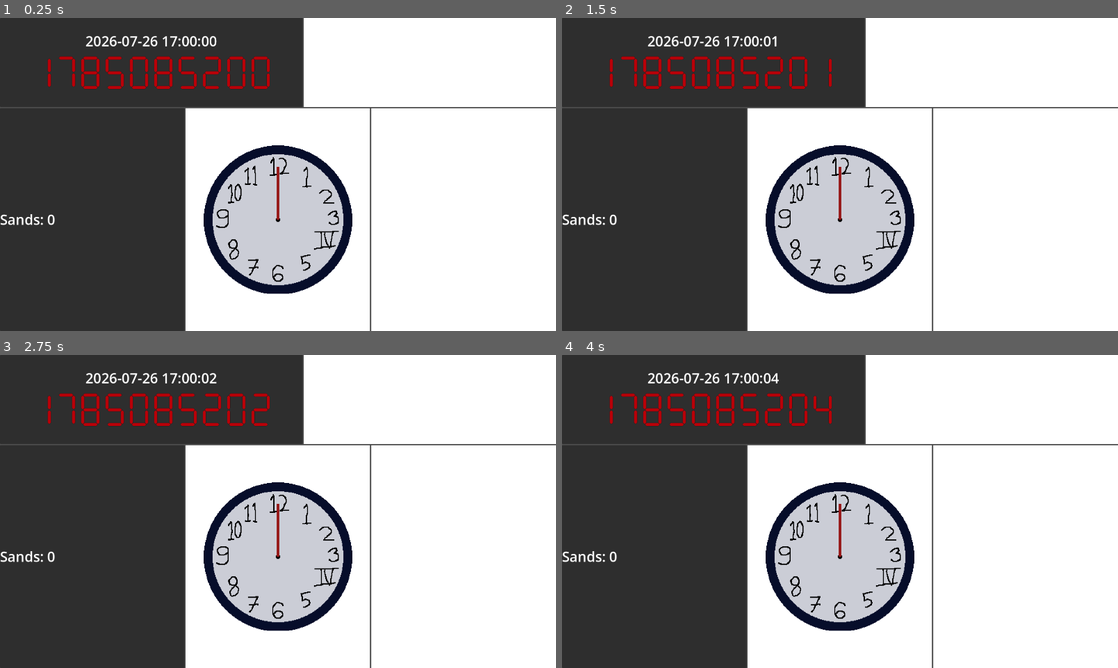
Above: before the commit, frames 1-4 (two rows, left to right).
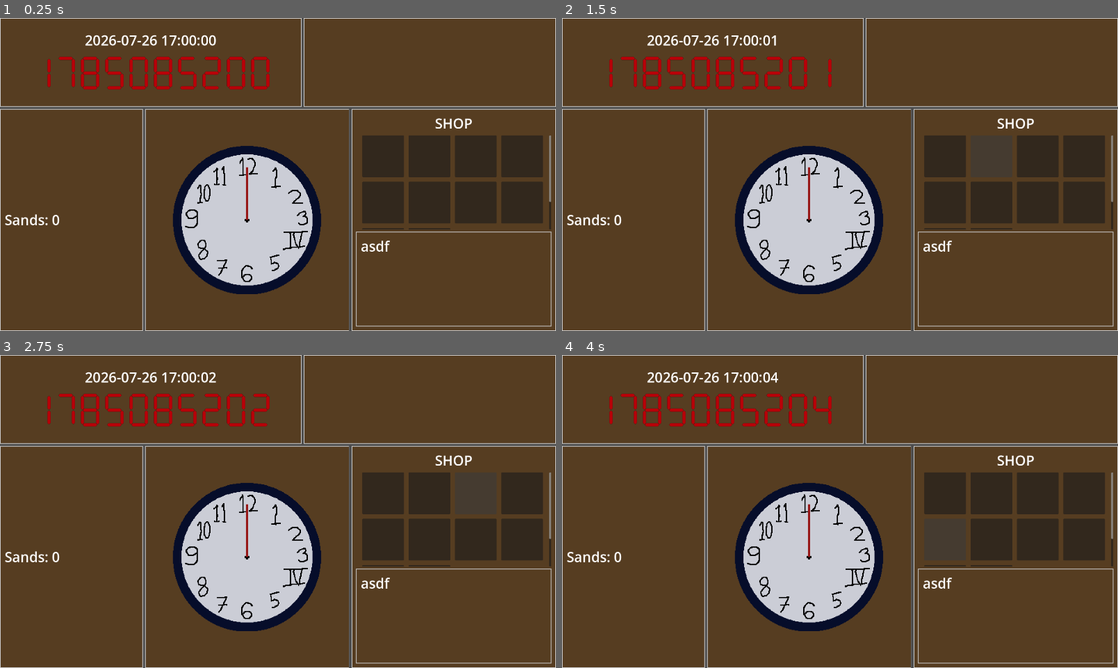
Above: after the commit, the same moments.

Repository: Aarfdark/gmtk-2026
Game: Godot game, scene res://main/main_hud.tscn
Same seed, same stepped clock (60 frames per second), same inputs: the game is played once before the commit and once after it.
Inputs (mouse positions are in pixels of both pictures, inside the frame that each line leads up to):
- Up to frame 1 (0.25 s): no input
- Up to frame 2 (1.5 s): click (945, 155) at 0.52 s; click (990, 155) at 1.27 s
- Up to frame 3 (2.75 s): click (478, 492) at 2.02 s
- Up to frame 4 (4 s): click (1084, 492) at 2.77 s; click (945, 539) at 3.52 s

The runs differ from the first frame. In frame 1, 94% of the frame differs, in the area x 0-100%, y 0-100%; in frame 2, 94%; in frame 3, 94%; in frame 4, 94%.

Commit message:
Start on UpgradeButton

Diff:
--- a/src/main/main_hud.tscn
+++ b/src/main/main_hud.tscn
@@ -5,6 +5,8 @@
 [ext_resource type="Script" uid="uid://dasvtrr3d66db" path="res://main/main_hud.gd" id="1_yxwbc"]
 [ext_resource type="Resource" uid="uid://dht8l04mab2ep" path="res://custom_resources/starting_game_state.tres" id="2_7shfy"]
 [ext_resource type="FontFile" uid="uid://bdn4y8dm5na4l" path="res://theming/DigitTech7-Regular.ttf" id="4_7shfy"]
+[ext_resource type="PackedScene" uid="uid://dl2qapeg023np" path="res://main/upgrade_button.tscn" id="6_twvga"]
+[ext_resource type="Resource" uid="uid://bgkanisipron4" path="res://upgrades/second_hand.tres" id="7_txp7a"]
 
 [sub_resource type="LabelSettings" id="LabelSettings_rqo1v"]
 font = ExtResource("4_7shfy")
@@ -68,7 +70,7 @@
 horizontal_alignment = 1
 script = ExtResource("1_wdoo0")
 
-[node name="MESSAGES" type="ColorRect" parent="VBoxContainer/HBoxContainer/HBoxContainer" unique_id=3036355]
+[node name="MESSAGES" type="PanelContainer" parent="VBoxContainer/HBoxContainer/HBoxContainer" unique_id=1103605872]
 layout_mode = 2
 size_flags_horizontal = 3
 size_flags_vertical = 3
@@ -82,6 +84,7 @@
 [node name="INVENTORY" type="PanelContainer" parent="VBoxContainer/HBoxContainer2" unique_id=2062672994]
 layout_mode = 2
 size_flags_horizontal = 3
+size_flags_stretch_ratio = 0.7
 mouse_filter = 2
 
 [node name="SandsLabel" type="Label" parent="VBoxContainer/HBoxContainer2/INVENTORY" unique_id=1460323517]
@@ -89,26 +92,82 @@
 layout_mode = 2
 text = "Sands: %s"
 
-[node name="DIAL" type="ColorRect" parent="VBoxContainer/HBoxContainer2" unique_id=2099747588]
+[node name="DIAL" type="PanelContainer" parent="VBoxContainer/HBoxContainer2" unique_id=1875401843]
 layout_mode = 2
 size_flags_horizontal = 3
 mouse_filter = 2
 
-[node name="Control" type="Control" parent="VBoxContainer/HBoxContainer2/DIAL" unique_id=994430111]
-layout_mode = 1
-anchors_preset = 8
-anchor_left = 0.5
-anchor_top = 0.5
-anchor_right = 0.5
-anchor_bottom = 0.5
-grow_horizontal = 2
-grow_vertical = 2
+[node name="Center" type="Control" parent="VBoxContainer/HBoxContainer2/DIAL" unique_id=994430111]
+layout_mode = 2
+size_flags_horizontal = 4
+size_flags_vertical = 4
 
-[node name="Clock" parent="VBoxContainer/HBoxContainer2/DIAL/Control" unique_id=2103397852 instance=ExtResource("1_2ybbj")]
+[node name="Clock" parent="VBoxContainer/HBoxContainer2/DIAL/Center" unique_id=2103397852 instance=ExtResource("1_2ybbj")]
 
-[node name="SHOP" type="ColorRect" parent="VBoxContainer/HBoxContainer2" unique_id=1179354664]
+[node name="SHOP" type="PanelContainer" parent="VBoxContainer/HBoxContainer2" unique_id=1858568542]
 layout_mode = 2
 size_flags_horizontal = 3
 mouse_filter = 2
 
-[connection signal="revolution_completed" from="VBoxContainer/HBoxContainer2/DIAL/Control/Clock" to="." method="_on_clock_revolution_completed"]
+[node name="VBoxContainer" type="VBoxContainer" parent="VBoxContainer/HBoxContainer2/SHOP" unique_id=1004675671]
+layout_mode = 2
+
+[node name="ShopLabel" type="Label" parent="VBoxContainer/HBoxContainer2/SHOP/VBoxContainer" unique_id=2084349107]
+layout_mode = 2
+text = "SHOP"
+horizontal_alignment = 1
+
+[node name="ScrollContainer" type="ScrollContainer" parent="VBoxContainer/HBoxContainer2/SHOP/VBoxContainer" unique_id=561033815]
+layout_mode = 2
+size_flags_vertical = 3
+
+[node name="UpgradeButtonGrid" type="FlowContainer" parent="VBoxContainer/HBoxContainer2/SHOP/VBoxContainer/ScrollContainer" unique_id=1815659806]
+layout_mode = 2
+size_flags_horizontal = 3
+size_flags_vertical = 3
+theme_override_constants/h_separation = 16
+theme_override_constants/v_separation = 16
+alignment = 1
+last_wrap_alignment = 1
+
+[node name="UpgradeButton" parent="VBoxContainer/HBoxContainer2/SHOP/VBoxContainer/ScrollContainer/UpgradeButtonGrid" unique_id=1212196077 instance=ExtResource("6_twvga")]
+layout_mode = 2
+upgrade = ExtResource("7_txp7a")
+
+[node name="UpgradeButton2" parent="VBoxContainer/HBoxContainer2/SHOP/VBoxContainer/ScrollContainer/UpgradeButtonGrid" unique_id=962168223 instance=ExtResource("6_twvga")]
+layout_mode = 2
+
+[node name="UpgradeButton3" parent="VBoxContainer/HBoxContainer2/SHOP/VBoxContainer/ScrollContainer/UpgradeButtonGrid" unique_id=290095481 instance=ExtResource("6_twvga")]
+layout_mode = 2
+
+[node name="UpgradeButton4" parent="VBoxContainer/HBoxContainer2/SHOP/VBoxContainer/ScrollContainer/UpgradeButtonGrid" unique_id=53358250 instance=ExtResource("6_twvga")]
+layout_mode = 2
+
+[node name="UpgradeButton5" parent="VBoxContainer/HBoxContainer2/SHOP/VBoxContainer/ScrollContainer/UpgradeButtonGrid" unique_id=1183263977 instance=ExtResource("6_twvga")]
+layout_mode = 2
+
+[node name="UpgradeButton6" parent="VBoxContainer/HBoxContainer2/SHOP/VBoxContainer/ScrollContainer/UpgradeButtonGrid" unique_id=2099481994 instance=ExtResource("6_twvga")]
+layout_mode = 2
+
+[node name="UpgradeButton7" parent="VBoxContainer/HBoxContainer2/SHOP/VBoxContainer/ScrollContainer/UpgradeButtonGrid" unique_id=480794502 instance=ExtResource("6_twvga")]
+layout_mode = 2
+
+[node name="UpgradeButton8" parent="VBoxContainer/HBoxContainer2/SHOP/VBoxContainer/ScrollContainer/UpgradeButtonGrid" unique_id=2123959345 instance=ExtResource("6_twvga")]
+layout_mode = 2
+
+[node name="UpgradeButton9" parent="VBoxContainer/HBoxContainer2/SHOP/VBoxContainer/ScrollContainer/UpgradeButtonGrid" unique_id=527737481 instance=ExtResource("6_twvga")]
+layout_mode = 2
+
+[node name="UpgradeButton10" parent="VBoxContainer/HBoxContainer2/SHOP/VBoxContainer/ScrollContainer/UpgradeButtonGrid" unique_id=709361704 instance=ExtResource("6_twvga")]
+layout_mode = 2
+
+[node name="PanelContainer" type="PanelContainer" parent="VBoxContainer/HBoxContainer2/SHOP/VBoxContainer" unique_id=1790065295]
+layout_mode = 2
+size_flags_vertical = 3
+
+[node name="RichTextLabel" type="RichTextLabel" parent="VBoxContainer/HBoxContainer2/SHOP/VBoxContainer/PanelContainer" unique_id=827140275]
+layout_mode = 2
+size_flags_vertical = 3
+text = "asdf"
+
+[connection signal="revolution_completed" from="VBoxContainer/HBoxContainer2/DIAL/Center/Clock" to="." method="_on_clock_revolution_completed"]
--- /dev/null
+++ b/src/main/upgrade_button.gd
@@ -0,0 +1,18 @@
+@tool
+class_name UpgradeButton
+extends Button
+
+@export var upgrade: Upgrade:
+	set(value):
+		if upgrade == value:
+			return
+		upgrade = value
+		if not is_node_ready():
+			await ready
+
+@onready var icon_rect: TextureRect = %Icon
+
+
+func _on_mouse_entered() -> void:
+	if upgrade:
+		print(upgrade.name)
--- /dev/null
+++ b/src/main/upgrade_button.tscn
@@ -0,0 +1,25 @@
+[gd_scene format=3 uid="uid://dl2qapeg023np"]
+
+[ext_resource type="Script" uid="uid://bo0oueo5pakjo" path="res://main/upgrade_button.gd" id="1_evmrh"]
+
+[node name="UpgradeButton" type="Button" unique_id=1212196077]
+custom_minimum_size = Vector2(144, 144)
+script = ExtResource("1_evmrh")
+
+[node name="Icon" type="TextureRect" parent="." unique_id=2134803031]
+unique_name_in_owner = true
+layout_mode = 1
+anchors_preset = 8
+anchor_left = 0.5
+anchor_top = 0.5
+anchor_right = 0.5
+anchor_bottom = 0.5
+offset_left = -20.0
+offset_top = -20.0
+offset_right = 20.0
+offset_bottom = 20.0
+grow_horizontal = 2
+grow_vertical = 2
+mouse_filter = 2
+
+[connection signal="mouse_entered" from="." to="." method="_on_mouse_entered"]
--- a/src/theming/default_theme.tres
+++ b/src/theming/default_theme.tres
@@ -1,4 +1,21 @@
 [gd_resource type="Theme" format=3 uid="uid://dai5a0c8hxqu0"]
+
+[sub_resource type="StyleBoxFlat" id="StyleBoxFlat_dbkw5"]
+content_margin_left = 16.0
+content_margin_top = 16.0
+content_margin_right = 16.0
+content_margin_bottom = 16.0
+bg_color = Color(0.33983847, 0.24067467, 0.13111418, 1)
+border_width_left = 2
+border_width_top = 2
+border_width_right = 2
+border_width_bottom = 2
 
 [resource]
 default_font_size = 48
+BoxContainer/constants/separation = 8
+MarginContainer/constants/margin_bottom = 16
+MarginContainer/constants/margin_left = 16
+MarginContainer/constants/margin_right = 16
+MarginContainer/constants/margin_top = 16
+PanelContainer/styles/panel = SubResource("StyleBoxFlat_dbkw5")
--- /dev/null
+++ b/src/upgrades/second_hand.tres
@@ -0,0 +1,16 @@
+[gd_resource type="Resource" script_class="Upgrade" format=3 uid="uid://bgkanisipron4"]
+
+[ext_resource type="Script" uid="uid://bbgk8wwo3nx6f" path="res://upgrades/upgrade.gd" id="1_yyxb3"]
+
+[sub_resource type="Gradient" id="Gradient_yyxb3"]
+
+[sub_resource type="GradientTexture2D" id="GradientTexture2D_fc8ok"]
+gradient = SubResource("Gradient_yyxb3")
+
+[resource]
+script = ExtResource("1_yyxb3")
+cost = 100
+texture = SubResource("GradientTexture2D_fc8ok")
+name = "Second Hand"
+description = "Spin back 60x faster than before."
+metadata/_custom_type_script = "uid://bbgk8wwo3nx6f"
--- a/src/upgrades/upgrade.gd
+++ b/src/upgrades/upgrade.gd
@@ -4,3 +4,4 @@
 @export var cost: int
 @export var texture: Texture2D
 @export var name: String
+@export_multiline var description: String
Not shown, added: src/main/upgrade_button.gd.uid
